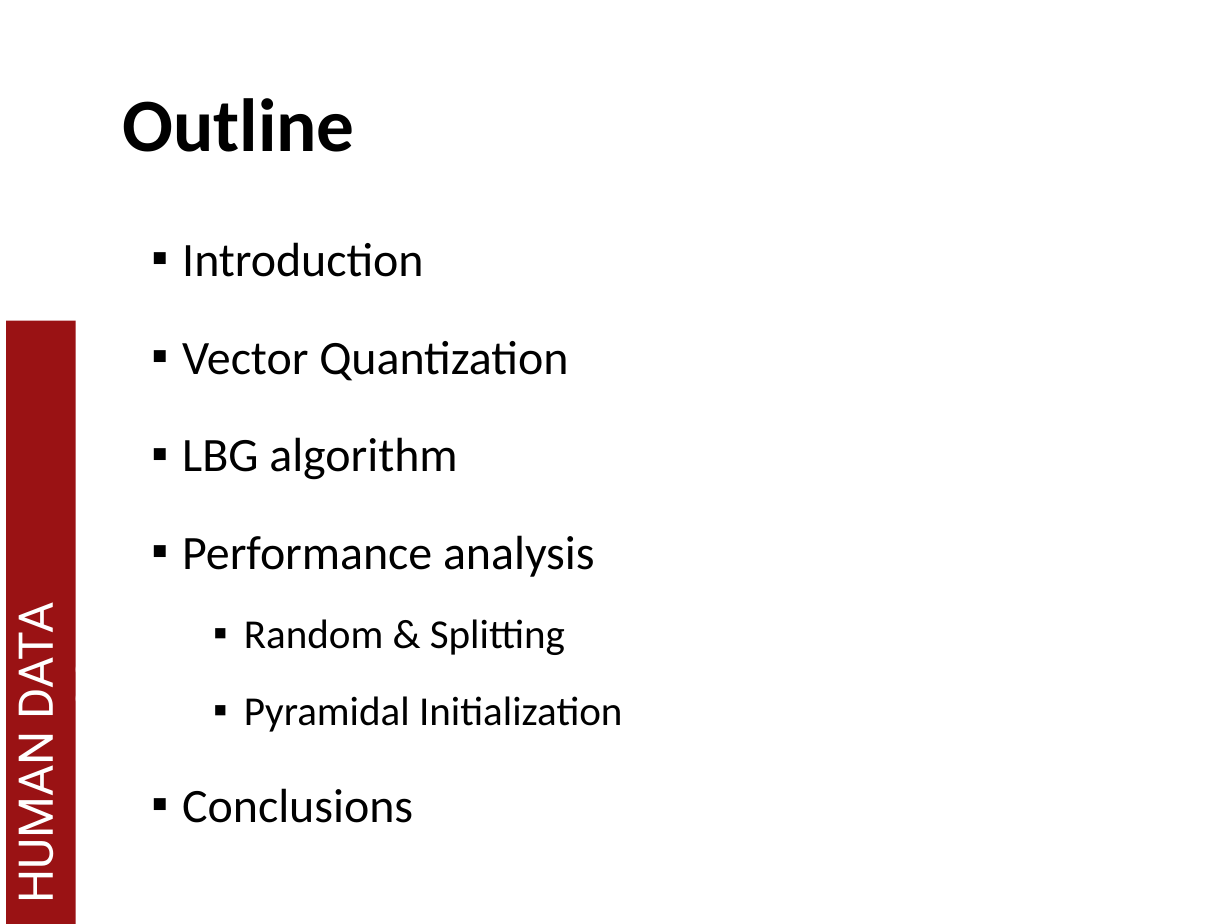
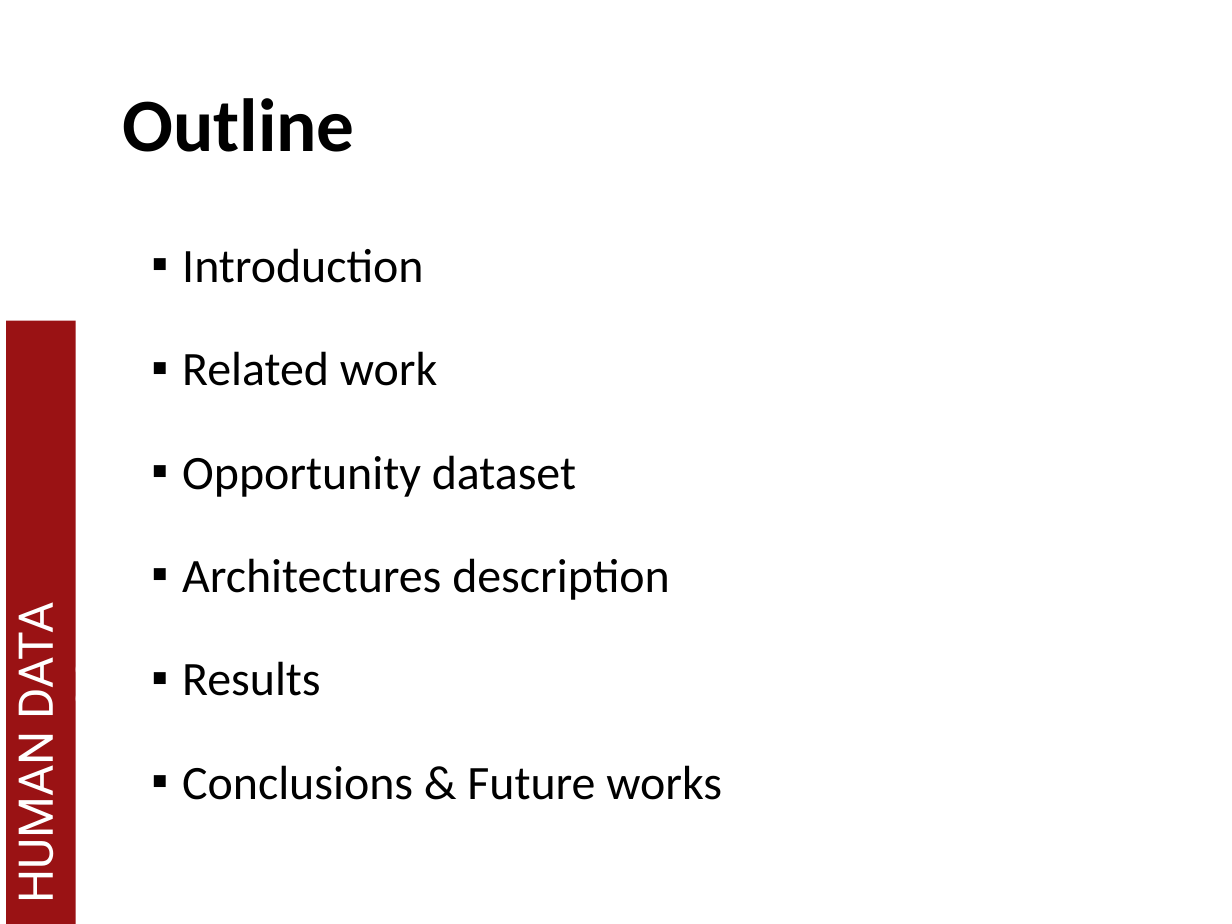
Before and after one commit to MatCip/HDA_project, a slide deck: slide 2 of slides_hda_project.pptx. Drawn at 1232x924 pixels with LibreOffice and Linux fonts; fonts in the diff are those of the drawing; background and template pictures are left out. Boxes give left, top, right and bottom in pixels: in the first picture for what was removed or moved away, otherwise in the second. Text is boxed around its words. In the diff, an @@ line names an element or a change of style, - is before the commit and + after.

```diff
--- a/slides_hda_project.pptx
+++ b/slides_hda_project.pptx
@@ text at [182, 248, 423, 283]: line spacing 1.4 to 1.5 @@
@@ text at [182, 351, 722, 800]: text changed @@
-▪ Vector Quantization
-▪ LBG algorithm
-▪ Performance analysis
-  ▪ Random & Splitting
-  ▪ Pyramidal Initialization
-▪ Conclusions
+▪ Related work
+▪ Opportunity dataset
+▪ Architectures description
+▪ Results
+▪ Conclusions & Future works
```
Also in this commit, not shown: 2 other slides changed, 15 slides added, 12 slides removed, 2 other files.
